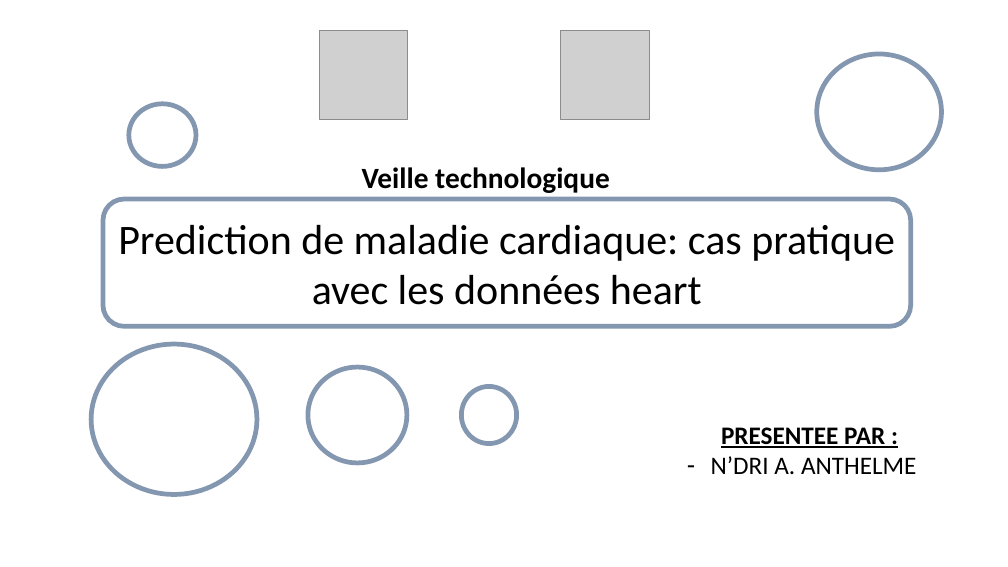
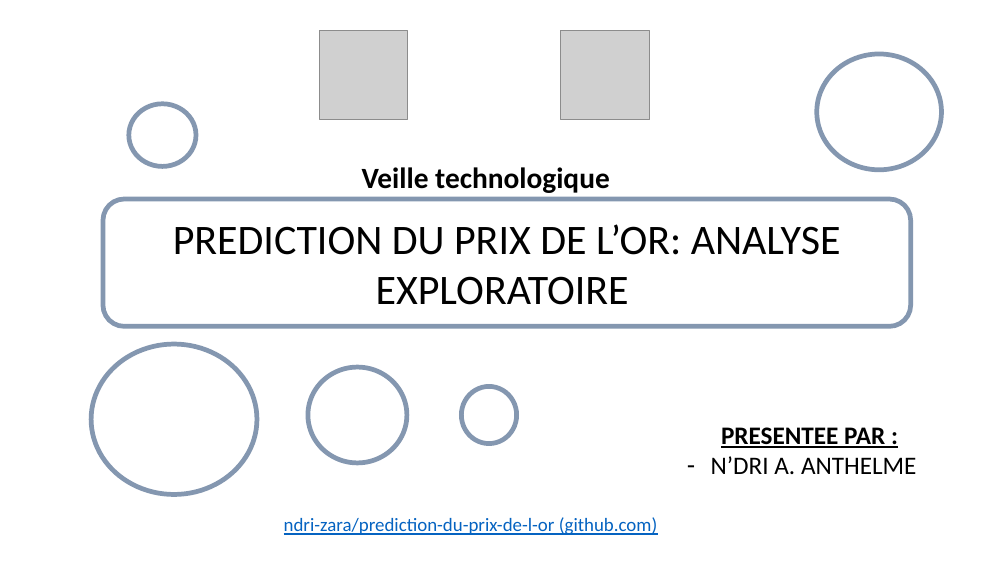
Before and after one commit to ndri-zara/prediction-du-prix-de-l-or, a slide deck: slide 1 of power point finance.pptx. Drawn at 1008x567 pixels with LibreOffice and Linux fonts; fonts in the diff are those of the drawing; grey boxes stand for pictures. Boxes give left, top, right and bottom in pixels: in the first picture for what was removed or moved away, otherwise in the second. Text is boxed around its words. In the diff, an @@ line names an element or a change of style, - is before the commit and + after.

```diff
--- a/power point finance.pptx
+++ b/power point finance.pptx
@@ text "ndri-zara/prediction-du-prix-de-l-or (github.com)": place and size @@
-text "ndri-zara/prediction-du-prix-de-l-or (github.com)" at [32,30,976,532]
+text "ndri-zara/prediction-du-prix-de-l-or (github.com)" at [317,276,690,294]
@@ text in rounded rectangle at [173,224,841,305]: text changed @@
-Prediction de maladie cardiaque: cas pratique avec les données heart
+PREDICTION DU PRIX DE L’OR: ANALYSE EXPLORATOIRE
@@ text at [317,276,690,294]: text added @@
+ndri-zara/prediction-du-prix-de-l-or (github.com)
@@ text added at [284,517,657,535], 18 pt, text #0563C1, underline @@
+ndri-zara/prediction-du-prix-de-l-or (github.com)
```
Also in this commit, not shown: 1 other slide changed, 11 slides added, 24 slides removed.
